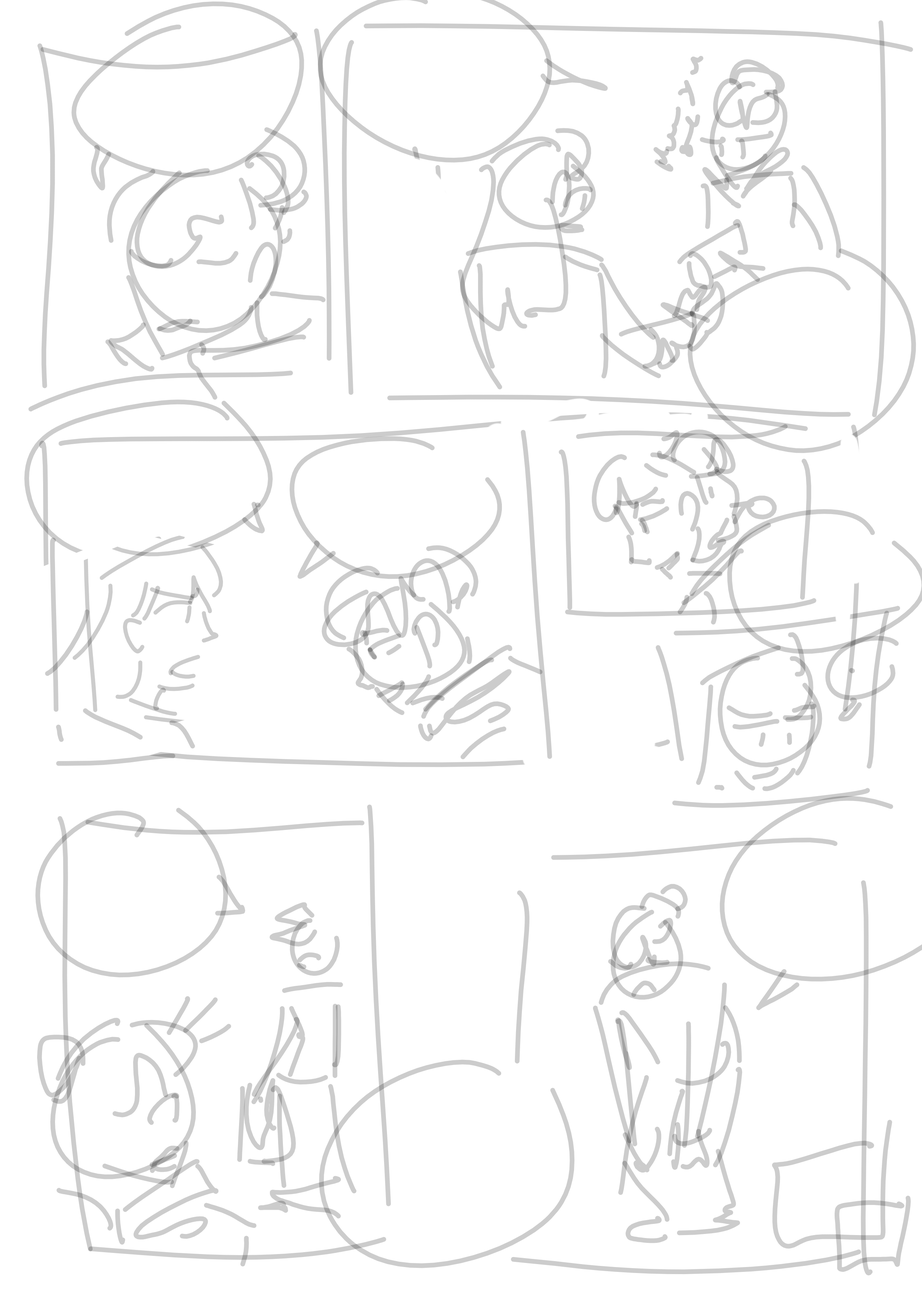
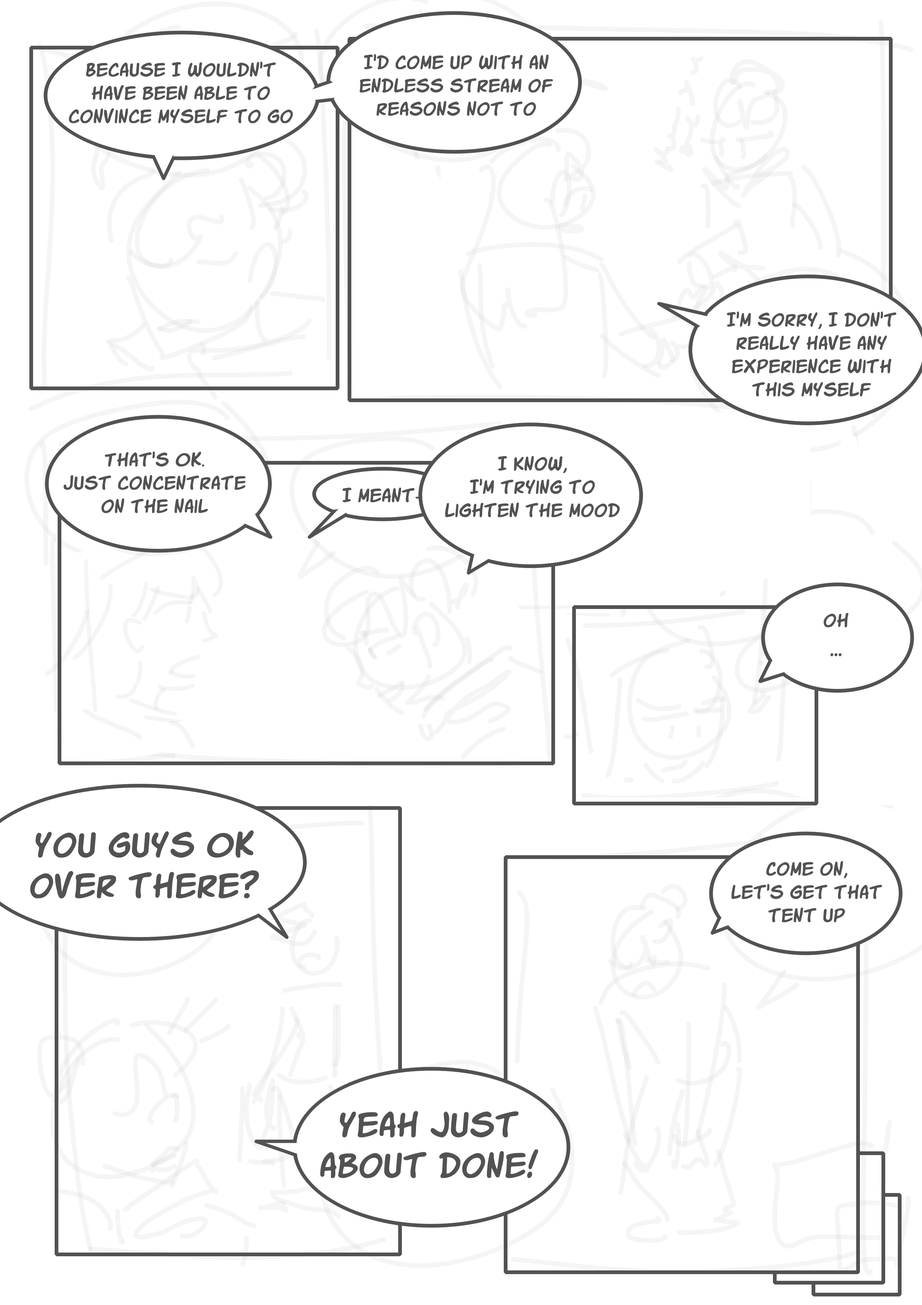
Revision of a layered 922×1305 image; what changed, layer by layer:
added layer "Paint Layer 4" above "Vector Layer 2" over [119,47,810,1214]
added layer "Vector Layer 3" above "Background" over [23,23,905,1297]
"Background": opacity 100% → 20%, painted on it over [23,0,922,1286]
